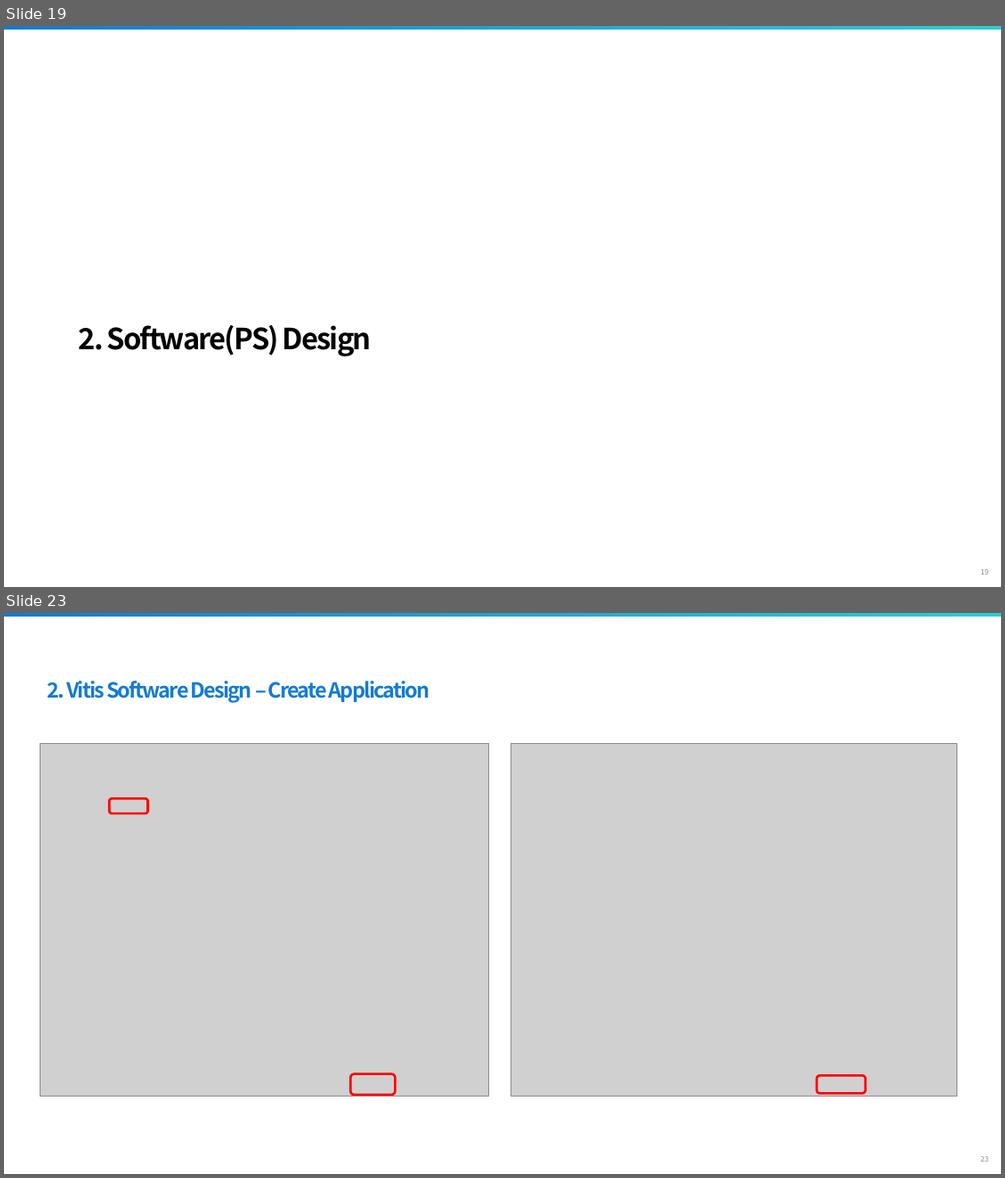
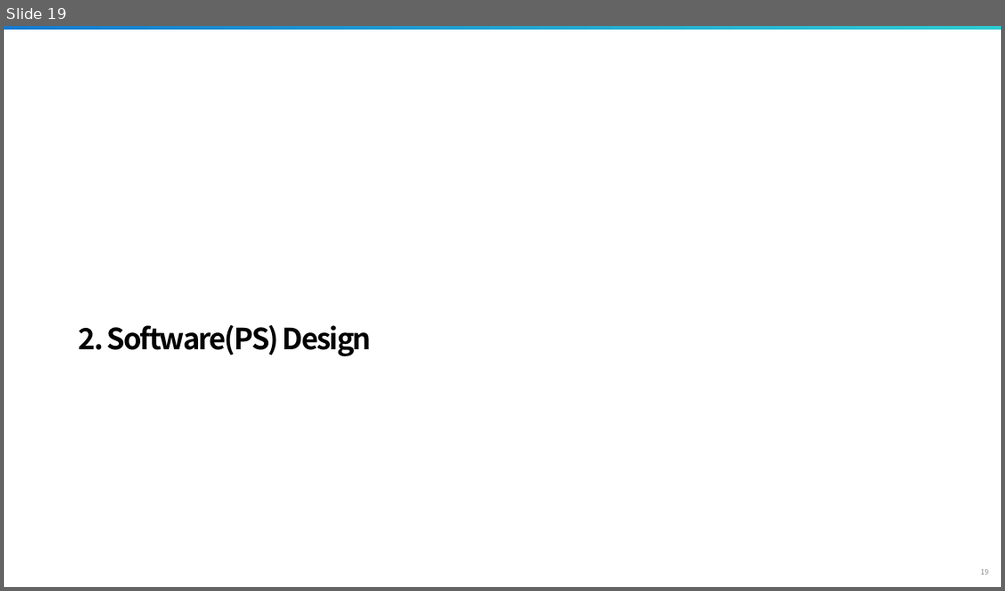
Before and after one commit to siliconground/SoC_301, a slide deck: 0_DOCS/1_EDU_REFERENCE/3_Processing_System_Basic.pptx. Shown one above the other, each under a label of ours: slides 19 and 23 before the commit, slide 19 after it; the slides between them are not shown. The pictures are 1005x1178 and 1005x591 pixels, drawn with LibreOffice and Linux fonts; fonts in the diff are those of the drawing; grey boxes stand for pictures; background and template pictures are left out. Boxes give left, top, right and bottom in pixels: in the first picture for what was removed or moved away, otherwise in the second. Text is boxed around its words. In the diff, an @@ line names an element or a change of style, - is before the commit and + after.

```diff
--- a/0_DOCS/1_EDU_REFERENCE/3_Processing_System_Basic.pptx
+++ b/0_DOCS/1_EDU_REFERENCE/3_Processing_System_Basic.pptx
@@ slide 23 removed at [4,613,1001,1174], background #FFFFFF; not listed: 2 template elements that a slide beside it also shows @@
@@ text removed at [48,681,430,703] @@
-2. Vitis Software Design – Create Application
@@ picture removed at [40,743,488,1096] @@
@@ picture removed at [511,743,956,1096] @@
@@ rounded rectangle removed at [109,798,148,813] @@
@@ rounded rectangle removed at [350,1074,395,1094] @@
@@ rounded rectangle removed at [817,1075,866,1093] @@
```
Also in this commit, not shown: 7 slides changed, 6 slides added, 4 other slides removed.
